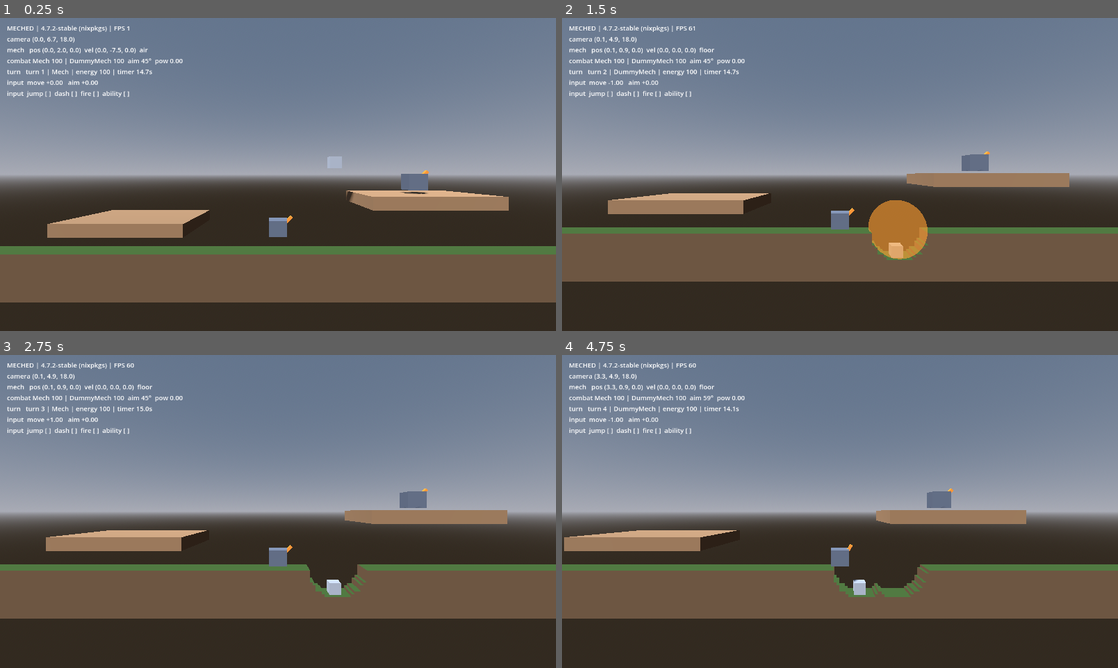
Above: before the commit, frames 1-4 (two rows, left to right).
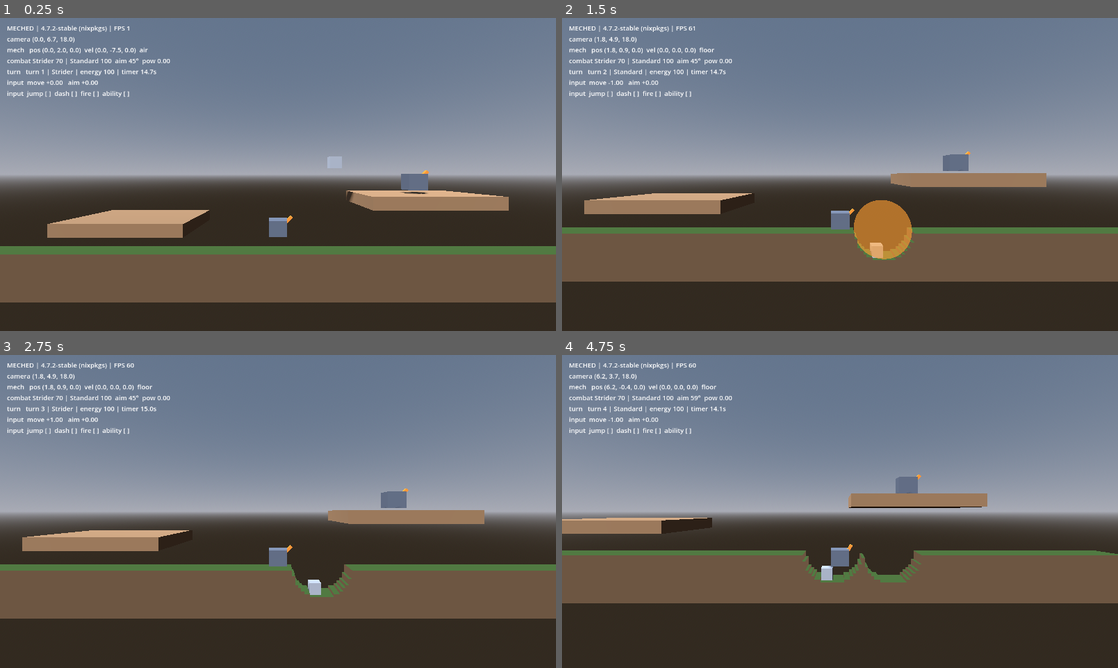
Above: after the commit, the same moments.

Repository: jamesdileva/MECHED
Game: Godot game, scene res://scenes/main/main.tscn
The game is run twice, just before and just after one commit, with the same random seed, the same clock (stepped at 60 frames per second) and the same inputs.
Inputs:
- Up to frame 1 (0.25 s): no input
- Up to frame 2 (1.5 s): tap Enter (fire) at 0.5, 0.8, 1.35 s; hold D (move_right) 0.53-1.28 s; hold Shift (dash) 0.53-1.28 s; tap Space (jump) at 0.77, 1.07 s; hold A (move_left) from 1.28 s (still down)
- Up to frame 3 (2.75 s): tap Space (jump) at 1.52, 1.55, 1.82, 2 s; release A (move_left) at 2.03 s; hold D (move_right) from 2.03 s (still down); hold Space (jump) from 2.03 s (still down); tap Shift (dash) at 2.3 s
- Up to frame 4 (4.75 s): release Space (jump) at 2.78 s; tap Down (aim_down) at 2.85 s; tap Space (jump) at 3.02, 3.32, 3.77, 3.8, 4.07, 4.52 s; tap Enter (fire) at 3.05 s; release D (move_right) at 3.53 s; hold Up (aim_up) 3.53-4.28 s; hold A (move_left) from 3.53 s (still down); tap Tab (cycle_weapon) at 4.35 s; tap Shift (dash) at 4.55 s

The runs differ from the first frame. In frame 1, 0.4% of the frame differs, in the area x 5-33%, y 12-19%; in frame 2, 3.0%; in frame 3, 2.4%; in frame 4, 17%, in the area x 0-100%, y 6-85%.

Commit message:
feat: first mobility mech - Strider + data-driven definitions (S08)
- MechDefinition Resource: chassis stats as data (health, mass, speed,
  acceleration, jump, dash speed/cost) in data/mechs/*.tres — mechs are
  Resources, never hardcoded
- Standard chassis (100hp, 1.2 mass, 8 m/s, no dash) vs Strider (70hp,
  0.8 mass, 11 m/s, dash 13 m/s for 25 energy): faster, lighter, low
  armor, dashing — the archetype contrast is observable in knockback
- mech.apply_definition pushes stats into body + movement controller
  (testable on detached instances); display names become the entity keys
- Dash: grounded burst along facing, edge-triggered, energy-gated via new
  TurnManager spend_dash; dash-less chassis refuse it
- Player drives the Strider this sprint; dummy takes Standard
- 63/63 tests green (definitions + dash economy); worklog updated

Diff:
--- /dev/null
+++ b/data/mechs/standard_mech.tres
@@ -0,0 +1,14 @@
+[gd_resource type="Resource" load_steps=2 format=3]
+
+[ext_resource type="Script" path="res://scripts/mechs/mech_definition.gd" id="1_def"]
+
+[resource]
+script = ExtResource("1_def")
+display_name = "Standard"
+max_health = 100.0
+mass = 1.2
+max_speed = 8.0
+acceleration = 40.0
+jump_velocity = 10.0
+dash_speed = 0.0
+dash_cost = 25.0
--- /dev/null
+++ b/data/mechs/strider.tres
@@ -0,0 +1,14 @@
+[gd_resource type="Resource" load_steps=2 format=3]
+
+[ext_resource type="Script" path="res://scripts/mechs/mech_definition.gd" id="1_def"]
+
+[resource]
+script = ExtResource("1_def")
+display_name = "Strider"
+max_health = 70.0
+mass = 0.8
+max_speed = 11.0
+acceleration = 48.0
+jump_velocity = 10.0
+dash_speed = 13.0
+dash_cost = 25.0
--- a/scenes/main/main.tscn
+++ b/scenes/main/main.tscn
@@ -6,6 +6,8 @@
 [ext_resource type="Script" path="res://scripts/ui/debug_hud.gd" id="4_hud"]
 [ext_resource type="PackedScene" path="res://scenes/mechs/mech.tscn" id="5_mech"]
 [ext_resource type="Script" path="res://scripts/match/match_controller.gd" id="6_match"]
+[ext_resource type="Resource" path="res://data/mechs/strider.tres" id="7_strider"]
+[ext_resource type="Resource" path="res://data/mechs/standard_mech.tres" id="8_standard"]
 
 [sub_resource type="ProceduralSkyMaterial" id="SkyMat1"]
 sky_horizon_color = Color(0.66, 0.67, 0.71, 1)
@@ -36,10 +38,12 @@
 
 [node name="Mech" parent="." instance=ExtResource("5_mech")]
 position = Vector3(0, 3, 0)
+definition = ExtResource("7_strider")
 
 [node name="DummyMech" parent="." instance=ExtResource("5_mech")]
 position = Vector3(12, 7, 0)
 respawn_point = Vector3(12, 7, 0)
+definition = ExtResource("8_standard")
 
 [node name="Camera3D" type="Camera3D" parent="."]
 position = Vector3(0, 7, 18)
--- a/scripts/match/match_controller.gd
+++ b/scripts/match/match_controller.gd
@@ -39,15 +39,22 @@
 
 ## Wires the entity list (index = turn order) and begins the match.
 ## Plain-Array parameter so callers can pass [$A, $B] node literals directly.
+## Definitions (if assigned) are applied first and their display names become
+## the entity keys used by MatchState and the HUD.
 func setup(p_entities: Array) -> void:
 	entities.assign(p_entities)
 	turn_manager = TurnManagerScript.new()
 	var names := PackedStringArray()
 	for entity in entities:
-		names.append(String(entity.name))
+		entity.apply_definition(entity.definition)
+		names.append(String(entity.display_name()))
 	turn_manager.begin_match(names)
 	for entity in entities:
-		entity.sync_health(turn_manager.state.entity_health(String(entity.name)))
+		var entity_name := String(entity.display_name())
+		var max_health: float = entity.definition.max_health \
+				if entity.definition != null else turn_manager.state.STARTING_HEALTH
+		turn_manager.state.set_entity_health(entity_name, max_health)
+		entity.sync_health(max_health)
 	add_to_group("match_controller")
 
 
@@ -69,6 +76,7 @@
 func _zero_intent(mech) -> void:
 	mech.move_axis = 0.0
 	mech.want_jump = false
+	mech.want_dash = false
 	mech.aim_axis = 0.0
 	mech.charge = 0.0
 
@@ -99,6 +107,13 @@
 			and InputLayer.is_action_just_pressed("jump")
 			and mech.is_on_floor()
 			and turn_manager.spend_jump(index))
+	# Dash burst (S08): grounded, edge-triggered, energy-gated; dash-less
+	# chassis refuse it in can_dash().
+	mech.want_dash = (may_move
+			and InputLayer.is_action_just_pressed("dash")
+			and mech.is_on_floor()
+			and mech.can_dash()
+			and turn_manager.spend_dash(index, mech.dash_cost()))
 
 	if in_move_phase:
 		if InputLayer.is_action_pressed("fire"):
@@ -171,7 +186,7 @@
 
 ## MatchState.mech_health is the source of truth; the mech node gets a mirror.
 func _apply_damage(mech: Node, amount: float) -> void:
-	var entity_name := String(mech.name)
+	var entity_name := String(mech.display_name())
 	var new_health: float = turn_manager.state.apply_damage(entity_name, amount)
 	mech.sync_health(new_health)
 
--- a/scripts/match/match_state.gd
+++ b/scripts/match/match_state.gd
@@ -66,5 +66,10 @@
 	return hp
 
 
+## Direct initialization (definitions set per-entity max health at setup).
+func set_entity_health(entity_name: String, value: float) -> void:
+	mech_health[entity_name] = value
+
+
 func entity_health(entity_name: String) -> float:
 	return mech_health.get(entity_name, 0.0)
--- a/scripts/match/turn_manager.gd
+++ b/scripts/match/turn_manager.gd
@@ -83,6 +83,17 @@
 	return true
 
 
+## Dash burst cost (S08) — the amount comes from the mech's definition, since
+## the turn manager stays definition-agnostic.
+func spend_dash(actor_index: int, cost: float) -> bool:
+	if actor_index != state.active_index or not state.can_move():
+		return false
+	if state.movement_energy_left < cost:
+		return false
+	state.movement_energy_left -= cost
+	return true
+
+
 func end_turn(actor_index: int) -> void:
 	if not state.started or actor_index != state.active_index:
 		return
--- a/scripts/mechs/mech.gd
+++ b/scripts/mechs/mech.gd
@@ -9,8 +9,10 @@
 ## and the match layer pushes values in via sync_health().
 
 @export var respawn_point := Vector3(0, 3, 0)
-## Blast resistance (knockback impulse is divided by this). Data-driven
-## MechDefinitions will populate it in S08+; heavy mechs barely move.
+## Data-driven identity (architecture.md §8) — applied by the match layer at
+## setup; stats below are what the definition pushes in.
+@export var definition: Resource
+## Blast resistance when no definition is applied.
 @export var mass := 1.0
 
 const KILL_PLANE_Y := -10.0
@@ -22,6 +24,7 @@
 ## Driver intent, set externally each physics tick by the match layer.
 var move_axis := 0.0
 var want_jump := false
+var want_dash := false
 var aim_axis := 0.0
 var charge := 0.0
 
@@ -31,6 +34,8 @@
 
 ## Health mirror — authoritative value lives in MatchState.mech_health.
 var health := 100.0
+
+var _definition: Resource = null
 
 # Typed via get_node rather than a global class reference so headless script
 # mode never depends on global class registration.
@@ -47,12 +52,43 @@
 	aim_angle = clampf(aim_angle - aim_axis * AIM_SPEED_DEG * delta, AIM_MIN_DEG, AIM_MAX_DEG)
 	_aim_pivot.rotation.z = deg_to_rad(aim_angle)
 	velocity = _movement.compute_velocity(velocity, move_axis, want_jump, is_on_floor(), delta)
+	if want_dash:
+		want_dash = false
+		if is_on_floor() and can_dash():
+			velocity.x = _movement.dash_velocity(facing()).x
 	move_and_slide()
 	position = _movement.clamp_position(position)
 	_update_facing(move_axis, delta)
 	if should_respawn():
 		respawn()
 	want_jump = false
+
+
+## Pushes a MechDefinition's stats into the body and movement controller.
+## Uses get_node_or_null so it works on detached instances (headless tests).
+func apply_definition(def: Resource) -> void:
+	if def == null:
+		return
+	_definition = def
+	mass = def.mass
+	var mv: Node = get_node_or_null("Movement")
+	if mv != null:
+		mv.max_speed = def.max_speed
+		mv.acceleration = def.acceleration
+		mv.jump_velocity = def.jump_velocity
+		mv.dash_speed = def.dash_speed
+
+
+func can_dash() -> bool:
+	return _definition != null and _definition.dash_speed > 0.0
+
+
+func dash_cost() -> float:
+	return _definition.dash_cost if _definition != null else 25.0
+
+
+func display_name() -> String:
+	return _definition.display_name if _definition != null else String(name)
 
 
 func _update_facing(axis: float, delta: float) -> void:
--- /dev/null
+++ b/scripts/mechs/mech_definition.gd
@@ -0,0 +1,17 @@
+extends Resource
+## Data-driven mech identity (architecture.md §8): stats and mobility model.
+##
+## Mechs are Resources, never hardcoded (AGENTS engineering rules). The
+## movement controller consumes these values via Mech.apply_definition();
+## health flows through MatchState, knockback resistance through mass.
+
+@export var display_name := "Standard"
+@export var max_health := 100.0
+## Knockback resistance: impulse is divided by this.
+@export var mass := 1.2
+@export var max_speed := 8.0
+@export var acceleration := 40.0
+@export var jump_velocity := 10.0
+## 0 = this chassis has no dash.
+@export var dash_speed := 0.0
+@export var dash_cost := 25.0
--- a/scripts/movement/mech_movement_controller.gd
+++ b/scripts/movement/mech_movement_controller.gd
@@ -13,6 +13,8 @@
 @export var acceleration := 40.0
 @export var jump_velocity := 10.0
 @export var gravity := 30.0
+## Grounded dash burst speed (S08); 0 when the chassis has no dash.
+@export var dash_speed := 12.0
 
 @export var bounds_min_x := -27.0
 @export var bounds_max_x := 27.0
@@ -44,3 +46,8 @@
 ## gameplay plane (side-on with limited depth, architecture.md §3).
 func clamp_position(pos: Vector3) -> Vector3:
 	return Vector3(clampf(pos.x, bounds_min_x, bounds_max_x), pos.y, plane_z)
+
+
+## Grounded dash burst (S08): a flat velocity override along the facing.
+func dash_velocity(facing: float) -> Vector3:
+	return Vector3(facing * dash_speed, 0.0, 0.0)
--- /dev/null
+++ b/tests/test_mech_definition.gd
@@ -0,0 +1,59 @@
+extends "res://tests/test_base.gd"
+## S08: mech identity is data (architecture.md §8, AGENTS rules). Definitions
+## are plain Resources; a Strider and a Standard chassis exist as .tres data
+## and their stats must differ in the ways that define the archetypes.
+
+const STRIDER := "res://data/mechs/strider.tres"
+const STANDARD := "res://data/mechs/standard_mech.tres"
+const MECH_SCENE := "res://scenes/mechs/mech.tscn"
+const CONTROLLER_SCRIPT := "res://scripts/movement/mech_movement_controller.gd"
+
+
+func test_definition_resources_load() -> void:
+	var strider: Resource = load(STRIDER)
+	var standard: Resource = load(STANDARD)
+	assert_true(strider != null and standard != null, "both chassis definitions load")
+	assert_equal(strider.display_name, "Strider", "strider display name")
+	assert_equal(standard.display_name, "Standard", "standard display name")
+
+
+func test_archetypes_differ_as_designed() -> void:
+	var strider: Resource = load(STRIDER)
+	var standard: Resource = load(STANDARD)
+	assert_true(strider.max_speed > standard.max_speed, "Strider is faster")
+	assert_true(strider.mass < standard.mass, "Strider is lighter")
+	assert_true(strider.max_health < standard.max_health, "Strider is low armor")
+	assert_true(strider.dash_speed > 0.0, "Strider has a dash")
+	assert_true(standard.dash_speed == 0.0, "Standard has no dash")
+
+
+func test_apply_definition_pushes_stats_into_body() -> void:
+	var scene: PackedScene = load(MECH_SCENE)
+	assert_true(scene != null, "mech.tscn loads")
+	if scene == null:
+		return
+	var mech: Node = scene.instantiate()
+	var strider: Resource = load(STRIDER)
+	mech.apply_definition(strider)
+	assert_equal(mech.mass, strider.mass, "definition mass applied")
+	# get_node_or_null resolves on detached instances, so the movement
+	# controller receives its stats without a tree entry.
+	var mv: Node = mech.get_node("Movement")
+	assert_equal(mv.max_speed, strider.max_speed, "definition speed applied")
+	assert_equal(mv.dash_speed, strider.dash_speed, "definition dash applied")
+	assert_true(mech.can_dash(), "Strider chassis can dash")
+	assert_equal(mech.display_name(), "Strider", "display name comes from the definition")
+	var standard: Resource = load(STANDARD)
+	mech.apply_definition(standard)
+	assert_true(mech.can_dash() == false, "Standard chassis cannot dash")
+	assert_equal(mech.display_name(), "Standard", "reapplication updates identity")
+	mech.free()
+
+
+func test_dash_velocity_is_a_facing_burst() -> void:
+	var ctrl: Node = load(CONTROLLER_SCRIPT).new()
+	_add_cleanup(ctrl)
+	var right: Vector3 = ctrl.dash_velocity(1.0)
+	assert_equal(right, Vector3(ctrl.dash_speed, 0.0, 0.0), "dash fires along +facing")
+	var left: Vector3 = ctrl.dash_velocity(-1.0)
+	assert_equal(left, Vector3(-ctrl.dash_speed, 0.0, 0.0), "dash mirrors with facing")
--- a/tests/test_turn_system.gd
+++ b/tests/test_turn_system.gd
@@ -122,6 +122,21 @@
 	assert_true(tm.spend_movement(0, 5.0), "walking on the remainder still works")
 
 
+func test_dash_spends_energy() -> void:
+	var tm = _begin()
+	assert_true(tm.spend_dash(0, 25.0), "dash is affordable at full energy")
+	assert_equal(tm.state.movement_energy_left, tm.ENERGY_PER_TURN - 25.0,
+			"dash costs its energy chunk")
+
+
+func test_dash_refused_when_unaffordable_or_inactive() -> void:
+	var tm = _begin()
+	assert_true(tm.spend_dash(1, 25.0) == false, "non-active entity cannot dash")
+	assert_true(tm.spend_dash(0, tm.ENERGY_PER_TURN + 1.0) == false,
+			"dash refused when the cost exceeds remaining energy")
+	assert_equal(tm.state.movement_energy_left, tm.ENERGY_PER_TURN, "failed dashes cost nothing")
+
+
 func test_fire_action_starts_resolution() -> void:
 	var tm = _begin()
 	assert_true(_fire(tm, 0), "active entity may fire")
Not shown: 1 places in scenes/main/main.tscn that only renumber resources
Not shown, added: scripts/mechs/mech_definition.gd.uid
Not shown, added: tests/test_mech_definition.gd.uid
Not shown, removed: data/mechs/.gitkeep
Not shown, changed: worklog.md
